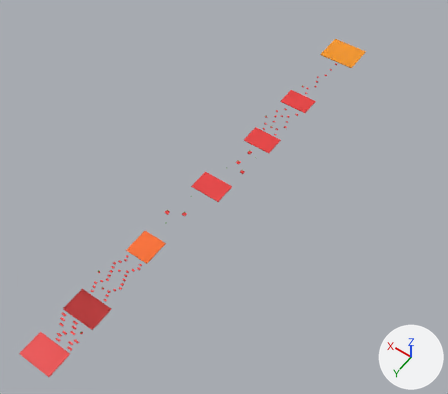
A saved change to the glTF model assets/level3.glb.
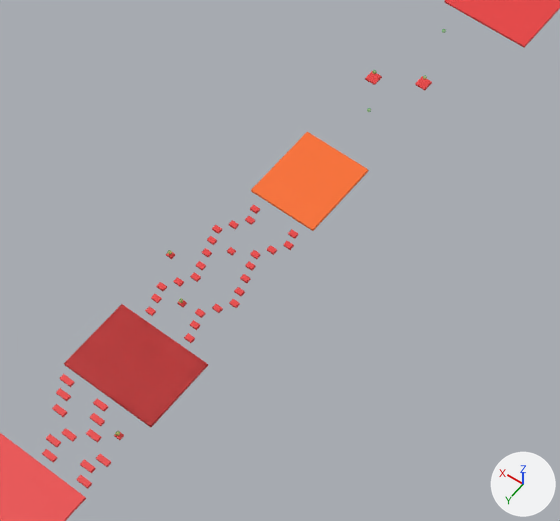
The first picture shows the older version from a 50 mm lens placed at (-504.0, 182.0, 997.0), pointed at (-25.0, -489.0, -58.0). The close-ups show both versions on the part from 9% to 51% of the width and 47% to 92% of the height of that picture; other places that the commit changed are outside them. The lights are fixed; the arrows at lower right show +X, +Y and +Z. Where no turn or scale is listed for an object, it has been applied to the vertices.

Objects in the first close-up: 'Checkpoint.004', 'Platform.002', 'Platform.014', 'Platform.022', 'Platform.044'.
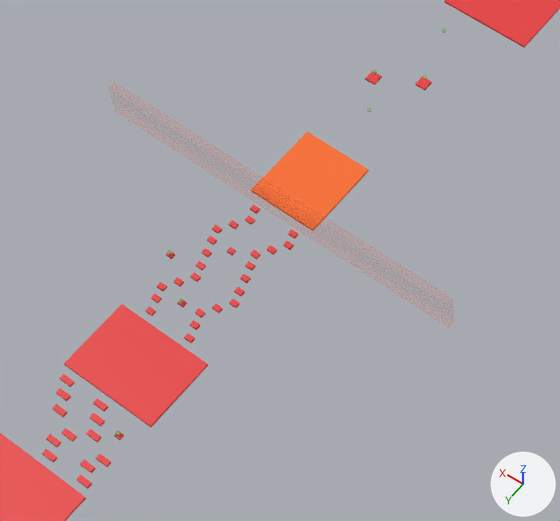
Boxes (x1, y1, x2, y2) around the edits, measured in the close-ups (560 x 521 px):
'Platform.022', moved: before (68, 305, 208, 427); after (174, 277, 184, 287)
'Platform.043', unchanged, uncovered by the edit: before (166, 251, 175, 259); after (444, 0, 560, 48)
'Platform.044', unchanged, covered by the edit: before (444, 0, 560, 48)

Edits to the bpy script that builds the scene:
```text
Change ob_platform_022:
    ob_platform_022.parent: ob_platform3_021 -> ob_platform3_022
```
